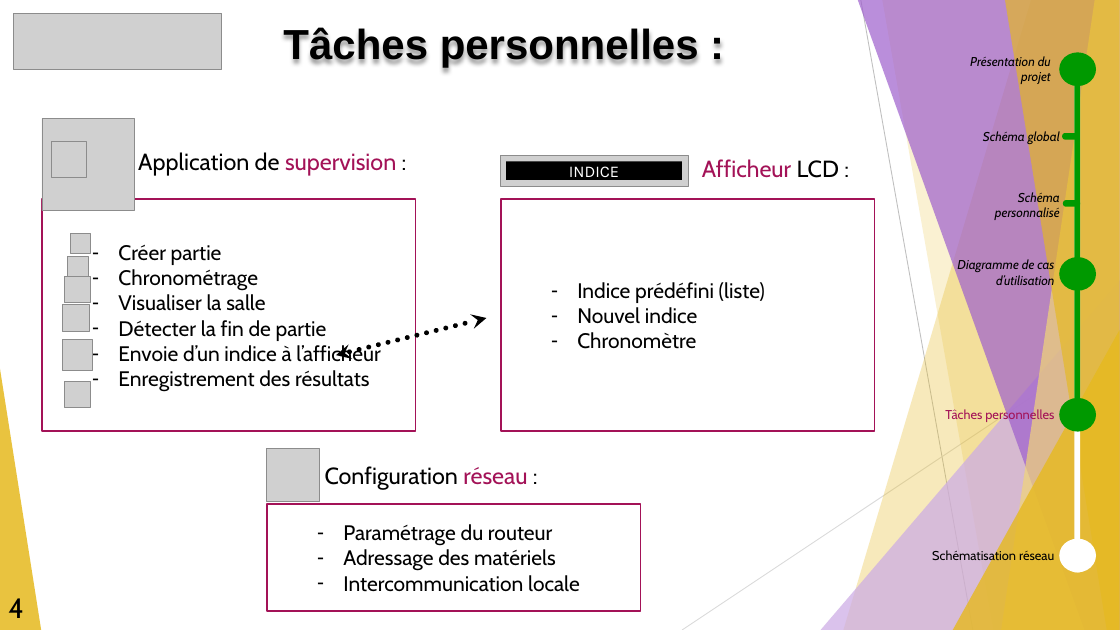
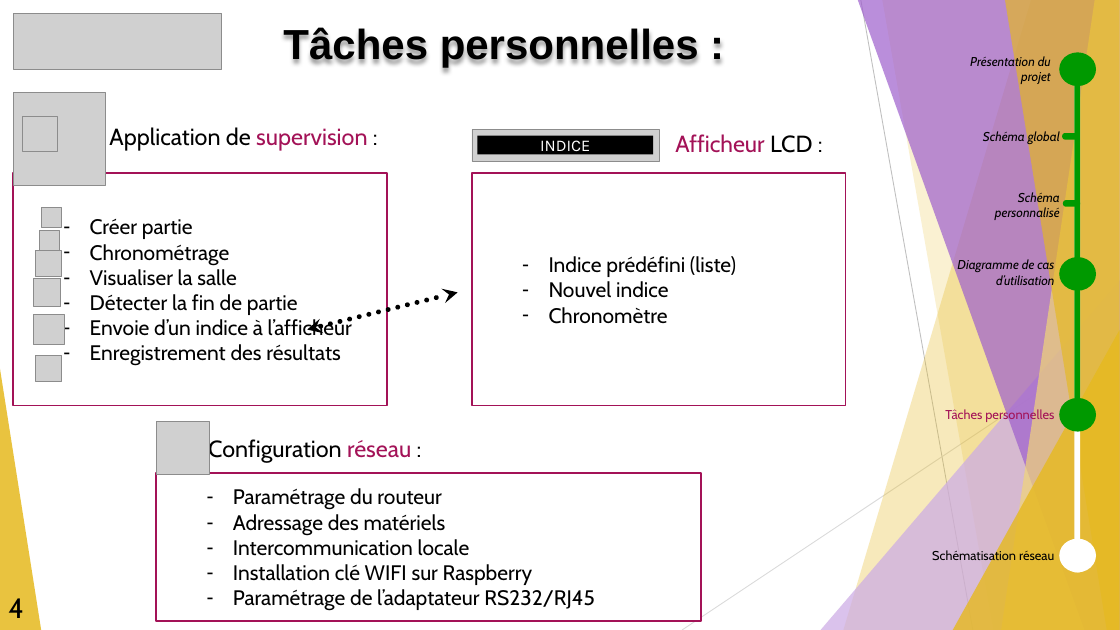
Before and after one commit to GuiguiMvn/Systeme-Escape-Game-Telethon, a slide deck: slide 6 of Nathan/Compte-rendus/REVUE-R1-GUIGAND-SFL6.pptx. Drawn at 1120x630 pixels with LibreOffice and Linux fonts; fonts in the diff are those of the drawing; grey boxes stand for pictures. Boxes give left, top, right and bottom in pixels: in the first picture for what was removed or moved away, otherwise in the second. Text is boxed around its words. In the diff, an @@ line names an element or a change of style, - is before the commit and + after.

```diff
--- a/Nathan/Compte-rendus/REVUE-R1-GUIGAND-SFL6.pptx
+++ b/Nathan/Compte-rendus/REVUE-R1-GUIGAND-SFL6.pptx
@@ text "Afficheur LCD :": place and size @@
-text "Afficheur LCD :" at bbox=[702, 159, 840, 178]
+text "Afficheur LCD :" at bbox=[675, 134, 813, 153]
@@ 9 pictures, 3 rectangles, 1 text, 1 double arrow: place and size @@
-9 pictures, 3 rectangles, 1 text, 1 double arrow at bbox=[42, 118, 875, 431]
+9 pictures, 3 rectangles, 1 text, 1 double arrow at bbox=[13, 93, 846, 405]
@@ picture: place and size @@
-picture at bbox=[267, 449, 320, 502]
+picture at bbox=[156, 422, 209, 475]
@@ text "Configuration réseau :": place and size @@
-text "Configuration réseau :" at bbox=[325, 466, 527, 490]
+text "Configuration réseau :" at bbox=[208, 437, 411, 463]
@@ rectangle "Paramétrage du routeur": place and size @@
-rectangle "Paramétrage du routeur" at bbox=[267, 504, 641, 611]
+rectangle "Paramétrage du routeur" at bbox=[156, 473, 701, 621]
@@ text in rectangle at bbox=[233, 564, 595, 611]: paragraphs added @@
+  – Installation clé WIFI sur Raspberry
+  – Paramétrage de l’adaptateur RS232/RJ45
```
Also in this commit, not shown: 2 other files.
